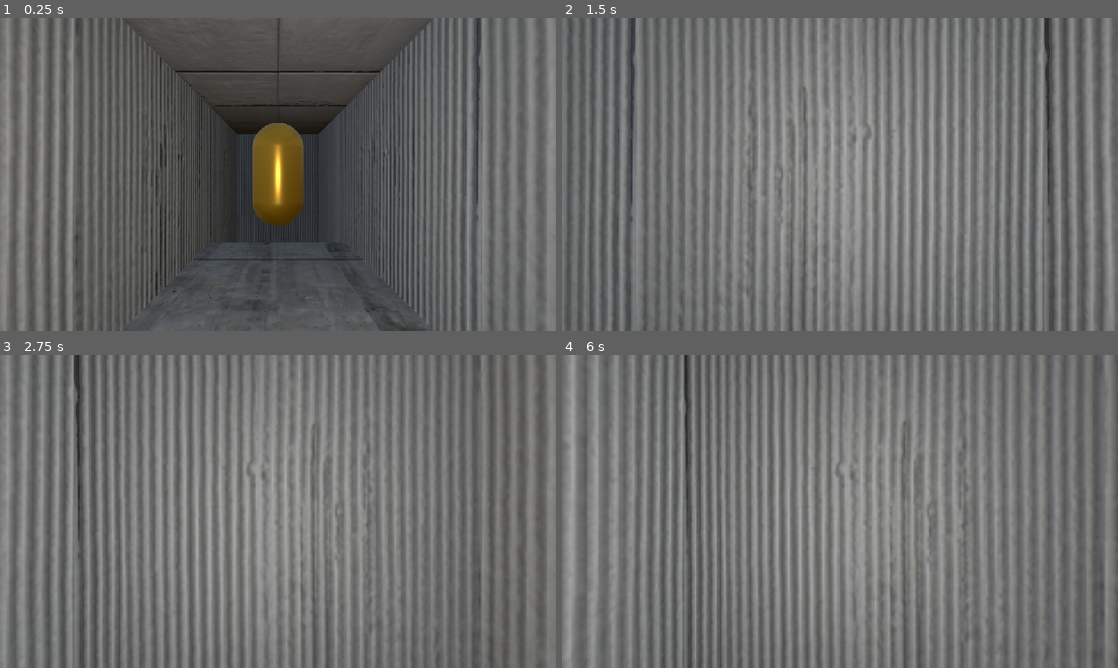
Above: before the commit, frames 1-4 (two rows, left to right).
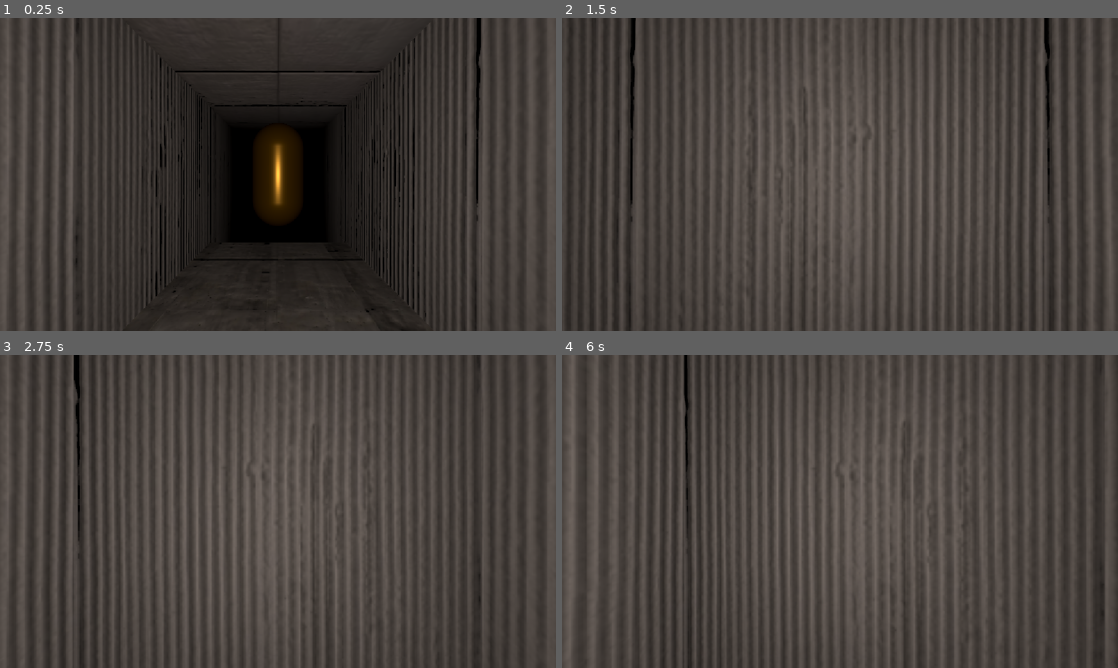
Above: after the commit, the same moments.

Repository: coopermeade-hash/Wall-Crawler
Game: Godot game, scene res://Scenes/game.tscn
The game is run twice, just before and just after one commit, with the same random seed, the same clock (stepped at 60 frames per second) and the same inputs.
Inputs:
- Up to frame 1 (0.25 s): no input
- Up to frame 2 (1.5 s): tap Enter at 0.5 s; hold Right (turn_right) 0.53-1.28 s; hold Space (attack) 0.53-1.28 s; tap X (split) at 0.8, 1.35 s; hold Down (move_backward) from 1.28 s (still down)
- Up to frame 3 (2.75 s): tap Space (attack) at 1.55 s; tap Enter at 2 s; release Down (move_backward) at 2.03 s; hold Right (turn_right) from 2.03 s (still down); hold Space (attack) from 2.03 s (still down); tap X (split) at 2.3 s
- Up to frame 4 (6 s): release Right (turn_right) at 2.78 s; release Space (attack) at 2.78 s; hold Up (move_forward) 2.78-3.53 s; tap X (split) at 2.85, 3.8 s; tap Space (attack) at 3.05, 4.25, 4.35, 5.85 s; tap Enter at 3.5 s; hold Z (wall_crawl) 3.53-4.28 s; hold Left (turn_left) 3.53-5.03 s; hold Down (move_backward) 5.03-5.78 s; hold X (split) 5.03-5.78 s; hold Right (turn_right) from 5.78 s (still down)

The runs differ from the first frame. In frame 1, 98% of the frame differs, in the area x 0-100%, y 0-100%; in frame 2, 100%; in frame 3, 100%; in frame 4, 100%.

Commit message:
more progress

Diff:
--- a/wall-crawler/Scenes/Map/world.tscn
+++ b/wall-crawler/Scenes/Map/world.tscn
@@ -1,20 +1,22 @@
 [gd_scene format=3 uid="uid://buu8sxvplnax0"]
 
+[ext_resource type="Texture2D" uid="uid://c5bjqb0ksgfnl" path="res://Resources/Textures/alexander-ivanov-cave4.jpg" id="1_empn1"]
 [ext_resource type="MeshLibrary" uid="uid://dpg8w7ded21p8" path="res://Resources/tiles.tres" id="1_r7dep"]
 [ext_resource type="Script" uid="uid://dsaq4bkoily40" path="res://Scenes/Map/grid_map.gd" id="2_empn1"]
 [ext_resource type="PackedScene" uid="uid://eri3101y30lq" path="res://Scenes/Entity/victim.tscn" id="3_uldf5"]
 [ext_resource type="PackedScene" uid="uid://dojt6ir5jfyg6" path="res://Scenes/Player/player.tscn" id="4_ua64m"]
 
-[sub_resource type="ProceduralSkyMaterial" id="ProceduralSkyMaterial_feb5d"]
-sky_horizon_color = Color(0.66224277, 0.6717428, 0.6867428, 1)
-ground_horizon_color = Color(0.66224277, 0.6717428, 0.6867428, 1)
+[sub_resource type="PanoramaSkyMaterial" id="PanoramaSkyMaterial_empn1"]
+panorama = ExtResource("1_empn1")
+energy_multiplier = 0.65
 
 [sub_resource type="Sky" id="Sky_fc0e3"]
-sky_material = SubResource("ProceduralSkyMaterial_feb5d")
+sky_material = SubResource("PanoramaSkyMaterial_empn1")
 
 [sub_resource type="Environment" id="Environment_7jktm"]
 background_mode = 2
 sky = SubResource("Sky_fc0e3")
+ambient_light_sky_contribution = 0.0
 
 [node name="World" type="Node3D" unique_id=129390705]
 
@@ -29,6 +31,6 @@
 mesh_library = ExtResource("1_r7dep")
 script = ExtResource("2_empn1")
 victim_scene = ExtResource("3_uldf5")
-victim_chance = 1.0
+victim_chance = 0.33
 
 [node name="Player" parent="." unique_id=581983951 instance=ExtResource("4_ua64m")]
--- a/wall-crawler/Scenes/Player/Player.gd
+++ b/wall-crawler/Scenes/Player/Player.gd
@@ -1,4 +1,5 @@
 extends Node3D
+class_name PlayerController
 
 """
 	This player controller acts as the brain to all of the heads in the Body.
@@ -6,7 +7,7 @@
 	And controls split screen functionality.
 """
 
-signal split_body (head)
+signal create_split_body (head, size)
 
 @onready var map : GridMap = get_tree().get_first_node_in_group("map")
 @onready var heads: Node3D = $Heads
@@ -56,6 +57,7 @@
 					largest_body = head
 
 			if max_segments >= 2:
-				split_body.emit(largest_body)
+				create_split_body.emit(largest_body, floor(max_segments / 2.0))
+				largest_body.halve()
 			else:
 				print("Could not split; too few segments:" + str(max_segments))
--- a/wall-crawler/Scenes/Player/head.gd
+++ b/wall-crawler/Scenes/Player/head.gd
@@ -10,7 +10,7 @@
 #How long it takes to move a tile in seconds.
 const MOVE_SPEED = 0.1
 #The time it takes to wait inbetween a move and being able to move again. Made for fast move speeds.
-const WAIT_TIME = 0.1
+const WAIT_TIME = 0.05
 
 var head_id : int = 0
 var current_segments : int = 1
@@ -88,13 +88,11 @@
 	#The downcast is so when we are wall crawling, we walk onto thin air and reveal that we don't have gravity while wall crawling.
 	downcast.position = raycast.target_position
 
-
 	#If the raycast collides, something is blocking it, and we shouldn't move.
-	#TODO: Make this into a bump animation, where we run into the wall.
 	if raycast.is_colliding():
 		return
 
-	#TODO: Make this into a stumbble animation, where we almost fall off but catch ourselves.
+	#TODO: Make this check any collider of the body
 	##NOTE: This makes falling impossible! For now i've removed falling, since we can't do it.
 	if not downcast.is_colliding():
 		return
@@ -113,8 +111,10 @@
 	#Wait until tween is done, then make tween work.
 	change_can_input.emit(true)
 
+	#TODO: MAKE BODY SEGMENTS TAKE LAST POS RECURSIVELY
 
 
+#TODO: MAKE EATING ADD LENGTH TO BODY
 func try_attack():
 	raycast.target_position = Vector3.FORWARD * 2
 	raycast.force_raycast_update()
@@ -127,3 +127,15 @@
 	var collider = raycast.get_collider()
 	if collider.has_method("eaten"):
 		collider.eaten()
+
+# Halves the players segments during a split
+func halve():
+	var halved_segments = ceil(current_segments / 2.0)
+	var segment_count = body.get_child_count()
+	var seg_nodes = body.get_children()
+
+	for i in range(halved_segments, segment_count):
+		seg_nodes[i].queue_free()
+
+	current_segments = halved_segments
+	print("Previous segments: " + str(segment_count) + "\n Current segments:" + str(current_segments))
--- a/wall-crawler/Scenes/Player/head.tscn
+++ b/wall-crawler/Scenes/Player/head.tscn
@@ -21,6 +21,8 @@
 target_position = Vector3(0, 0, 0)
 
 [node name="OmniLight3D" type="OmniLight3D" parent="." unique_id=1382918419]
+light_color = Color(0.99926704, 0.92443544, 0.89261824, 1)
+light_energy = 0.5
 
 [node name="CollisionShape3D" type="CollisionShape3D" parent="." unique_id=54587819]
 shape = SubResource("SphereShape3D_wrm1d")
--- a/wall-crawler/Scenes/game.gd
+++ b/wall-crawler/Scenes/game.gd
@@ -7,12 +7,11 @@
 var level_to_load : String = "uid://buu8sxvplnax0"
 var first_subviewport : SubViewport = null
 var level_node : Node3D = null
-var player_node : Node3D = null
+var player_node : PlayerController = null
 
 func _ready() -> void:
 	_add_new_player_viewport(null)
 	_update_viewport_size()
-	#connect to split
 
 func _add_new_player_viewport(new_head : HeadOfBody ) -> void:
 	#player should not have camera, it is added to their heads in this function
@@ -34,7 +33,8 @@
 		new_subviewport.add_child(level_node)
 		first_subviewport = new_subviewport
 		level_node.get_tree().get_nodes_in_group("player")[0].get_node("RemoteTransform3D").remote_path = new_camera3d.get_path()
-		level_node.get_tree().get_first_node_in_group("player_controller").split_body.connect(split)
+		player_node = level_node.get_tree().get_first_node_in_group("player_controller")
+		player_node.create_split_body.connect(split)
 
 func _update_viewport_size() -> void:
 	screen_container.columns = ceil(screen_container.get_child_count() / 2.0)
@@ -48,5 +48,13 @@
 
 func split(body) -> void :
 	print("Splitting body")
-	#var new_head = load("uid://bk4pr0tahweoa")
-	#new_head.head_id = screen_container.get_child_count()
+	var new_head = load("uid://bk4pr0tahweoa")
+	new_head.head_id = screen_container.get_child_count()
+	player_node.heads.add_child(new_head)
+
+	#TODO
+	#set position to last node in body's position
+	#set rotation to opposite direction
+
+	_add_new_player_viewport(new_head)
+	_update_viewport_size()
Binary file added: wall-crawler/Resources/Textures/alexander-ivanov-cave4.jpg
Not shown, added: wall-crawler/Resources/Textures/alexander-ivanov-cave4.jpg.import
Not shown, added: wall-crawler/Scenes/game.tscn7809060378.tmp
Not shown, added: wall-crawler/Scenes/game.tscn7813006461.tmp
